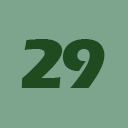
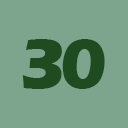
Two versions of the same layered image (128 x 128). Layer-by-layer changes:
renamed "29" to "30", painted on it over [21, 39, 105, 89]
